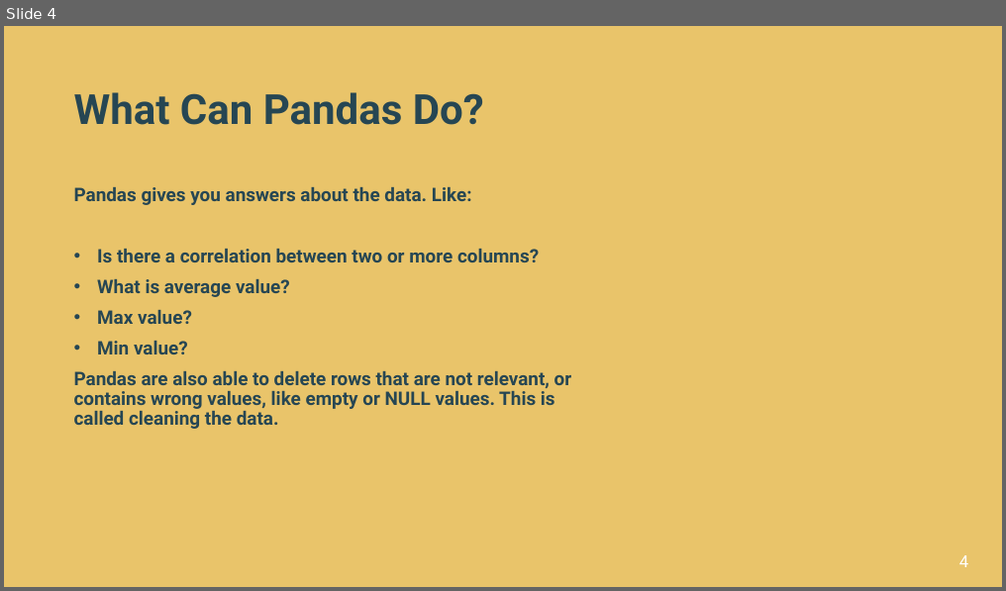
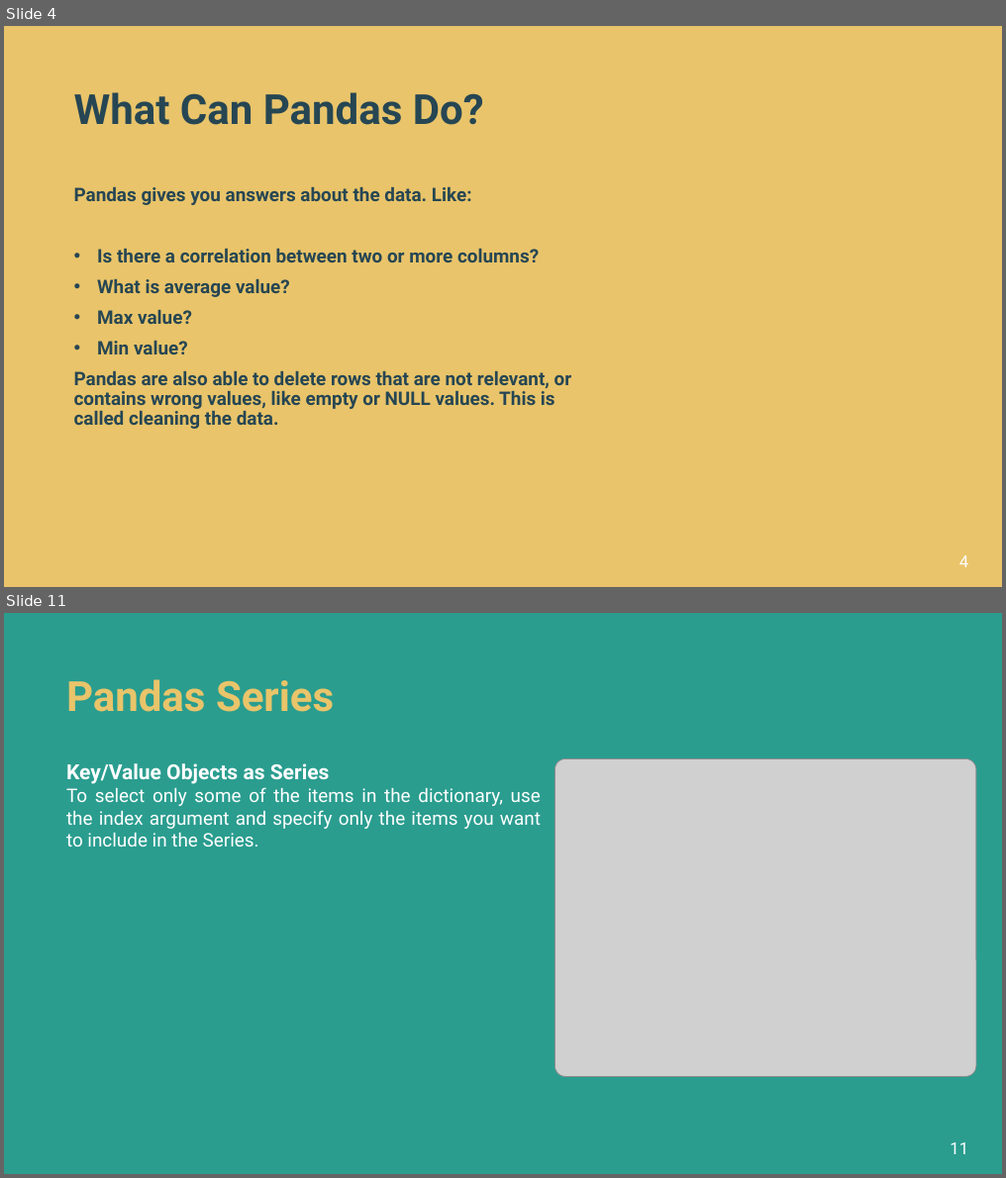
Before and after one commit to alishhde/PandasTutorial, a slide deck: Pandas Tutorials.pptx. Shown one above the other, each under a label of ours: slide 4 before the commit, slides 4 and 11 after it; the slides between them are not shown. The pictures are 1006x591 and 1006x1178 pixels, drawn with LibreOffice and Linux fonts; fonts in the diff are those of the drawing; grey boxes stand for pictures; background and template pictures are left out. Boxes give left, top, right and bottom in pixels: in the first picture for what was removed or moved away, otherwise in the second. Text is boxed around its words. In the diff, an @@ line names an element or a change of style, - is before the commit and + after.

```diff
--- a/Pandas Tutorials.pptx
+++ b/Pandas Tutorials.pptx
@@ slide 11 added at [4, 613, 1002, 1174], background #2A9D8F @@
@@ title added at [66, 679, 334, 712], 40 pt, text #E9C46A, bold @@
+Pandas Series
@@ picture added at [555, 759, 976, 1077] @@
@@ text added at [66, 763, 541, 847], 18 pt, text #FFFFFF @@
+Key/Value Objects as Series
+To select only some of the items in the dictionary, use the index argument and specify only the items you want to include in the Series.
@@ page number added at [949, 1143, 968, 1155], 16 pt, text #FFFFFF @@
+11
```
Also in this commit, not shown: 13 slides changed, 34 other slides added, 11 other files.
